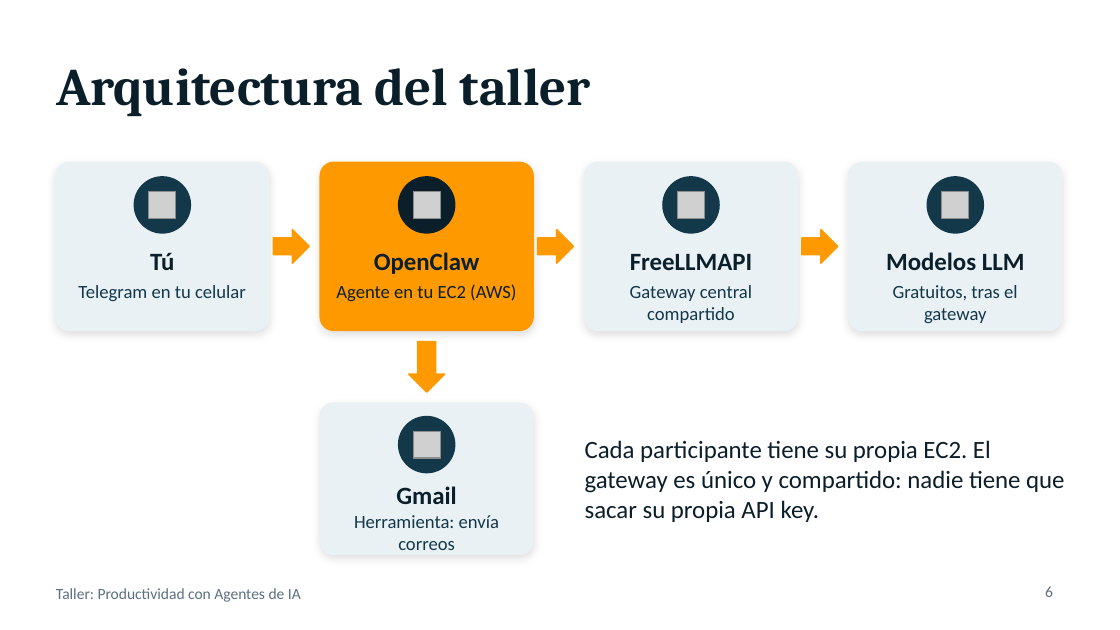
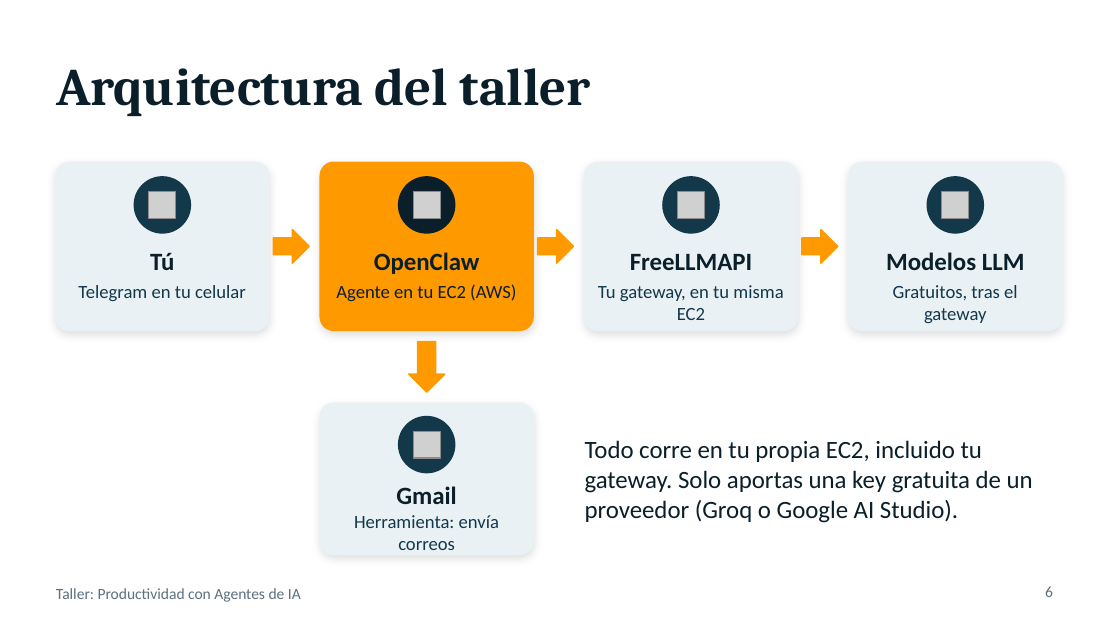
Before and after one commit to cesarpalacios/taller-agentes-ia, a slide deck: slide 6 of docs/presentacion-taller.pptx. Drawn at 1120x630 pixels with LibreOffice and Linux fonts; fonts in the diff are those of the drawing; grey boxes stand for pictures. Boxes give left, top, right and bottom in pixels: in the first picture for what was removed or moved away, otherwise in the second. Text is boxed around its words. In the diff, an @@ line names an element or a change of style, - is before the commit and + after.

```diff
--- a/docs/presentacion-taller.pptx
+++ b/docs/presentacion-taller.pptx
@@ text at (x1=598, y1=285, x2=783, y2=320): text changed @@
-Gateway central compartido
+Tu gateway, en tu misma EC2
@@ text at (x1=585, y1=440, x2=1033, y2=523): text changed @@
-Cada participante tiene su propia EC2. El gateway es único y compartido: nadie tiene que sacar su propia API key.
+Todo corre en tu propia EC2, incluido tu gateway. Solo aportas una key gratuita de un proveedor (Groq o Google AI Studio).
```
Also in this commit, not shown: 3 other slides changed, 9 other files.
